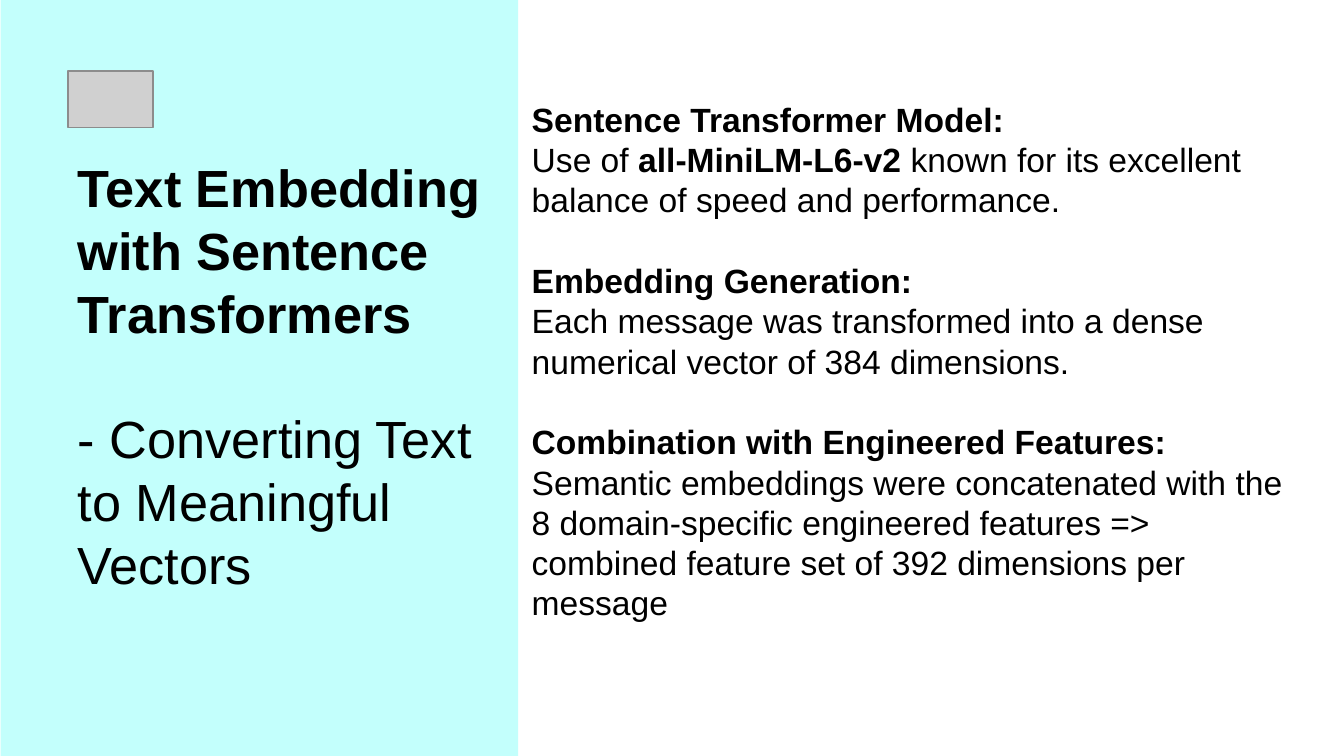
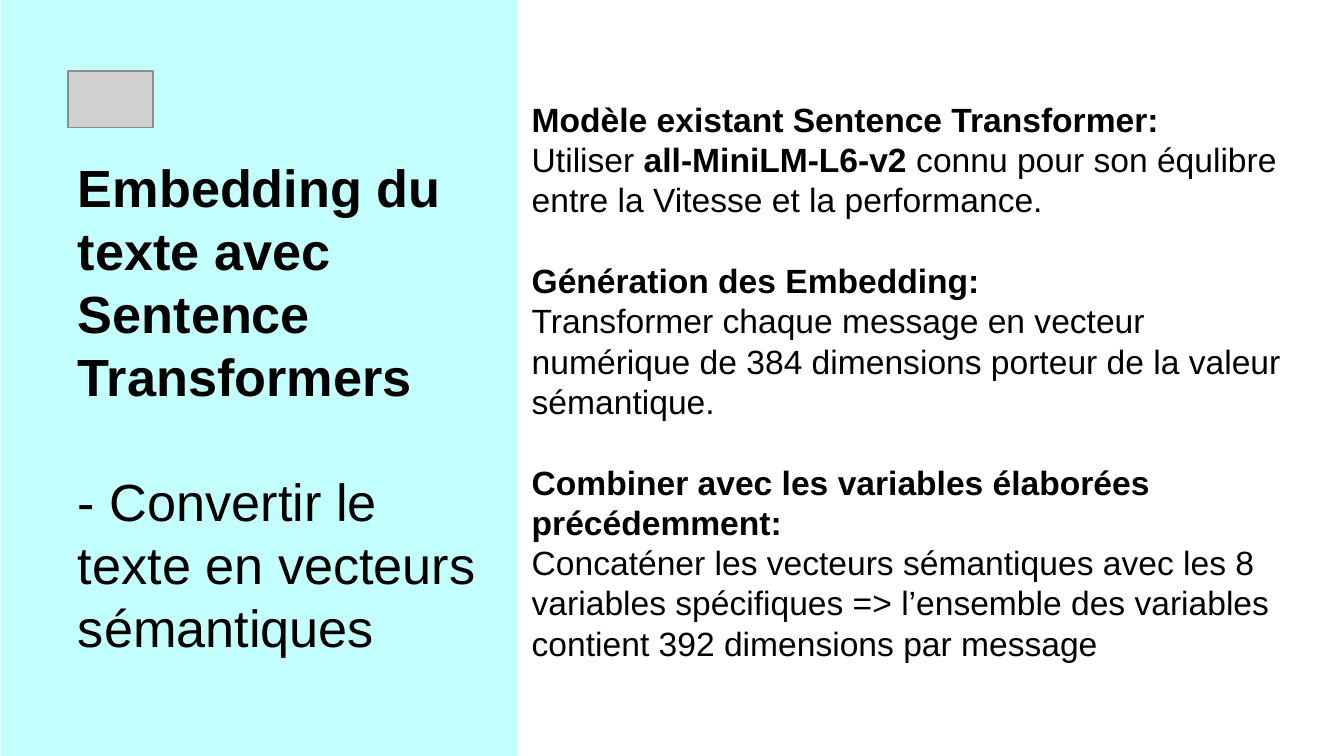
Before and after one commit to AgaHei/Spam-Detector, a slide deck: slide 8 of Project_AT&T_AH.pptx (slide 9 before the commit). Drawn at 1344x756 pixels with LibreOffice and Linux fonts; fonts in the diff are those of the drawing; grey boxes stand for pictures. Boxes give left, top, right and bottom in pixels: in the first picture for what was removed or moved away, otherwise in the second. Text is boxed around its words. In the diff, an @@ line names an element or a change of style, - is before the commit and + after.

```diff
--- a/Project_AT&T_AH.pptx
+++ b/Project_AT&T_AH.pptx
@@ title at [532,107,1280,662]: text changed @@
-Sentence Transformer Model:
-Use of all-MiniLM-L6-v2 known for its excellent balance of speed and performance.
-Embedding Generation:
-Each message was transformed into a dense numerical vector of 384 dimensions.
-Combination with Engineered Features:
-Semantic embeddings were concatenated with the 8 domain-specific engineered features => combined feature set of 392 dimensions per message
+Modèle existant Sentence Transformer:
+Utiliser all-MiniLM-L6-v2 connu pour son équlibre entre la Vitesse et la performance.
+Génération des Embedding:
+Transformer chaque message en vecteur numérique de 384 dimensions porteur de la valeur sémantique.
+Combiner avec les variables élaborées précédemment:
+Concaténer les vecteurs sémantiques avec les 8 variables spécifiques => l’ensemble des variables contient 392 dimensions par message
@@ title at [78,169,475,657]: text changed @@
-Text Embedding with Sentence Transformers
-- Converting Text to Meaningful Vectors
+Embedding du texte avec Sentence Transformers
+- Convertir le texte en vecteurs sémantiques
```
Also in this commit, not shown: 6 other slides changed, 10 slides added, 12 slides removed, 1 other file.
